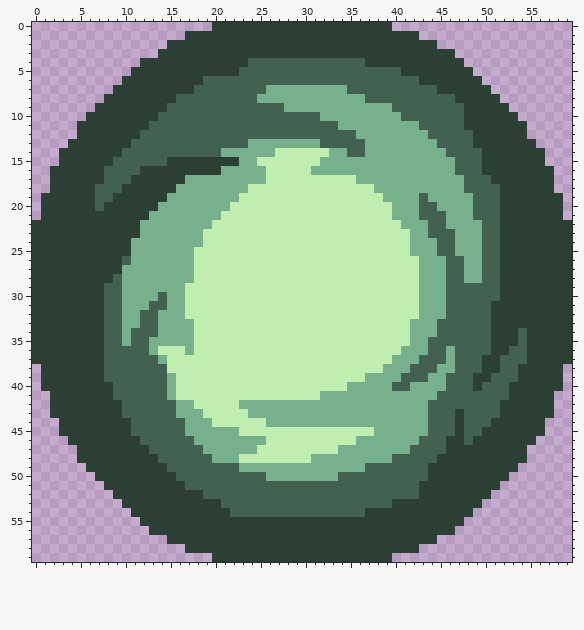
Pixel-art sprite, stored at assets/sprites/energy_bar_slay_the_spire.png. Above: the version before the commit.
The file is 60x60 pixels.
The same view after the edit:
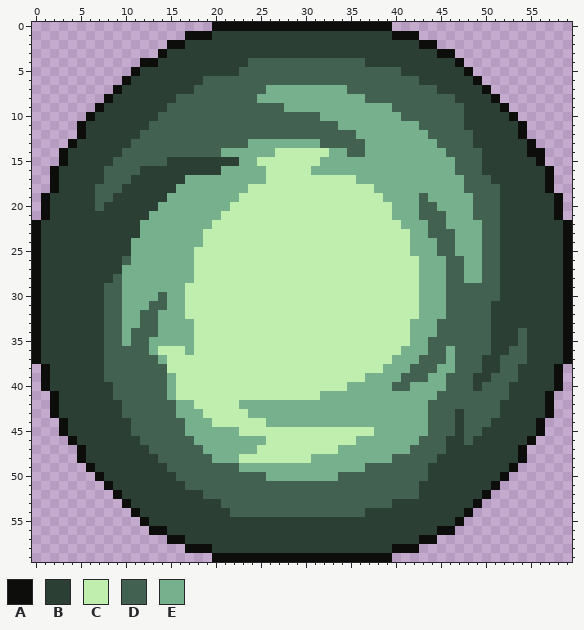
Palette (. is transparent): A #0d0d0c  B #2c3f34  C #bfeeae  D #426150  E #77b08c
Diff:
y 0: x 20..39 BBBBBBBBBBBBBBBBBBBB -> AAAAAAAAAAAAAAAAAAAA
y 1: x 17..19 BBB -> AAA; x 40..42 BBB -> AAA
y 2: x 15..16 BB -> AA; x 43..44 BB -> AA
y 3: x 14 B -> A; x 45..46 BB -> AA
y 4: x 12..13 BB -> AA; x 47 B -> A
y 5: x 11 B -> A; x 48 B -> A
y 6: x 10 B -> A; x 49 B -> A
y 7: x 9 B -> A; x 50 B -> A
y 8: x 8 B -> A; x 51 B -> A
y 9: x 7 B -> A; x 52 B -> A
y 10: x 6 B -> A; x 53 B -> A
y 11..12: x 5 B -> A; x 54 B -> A
y 13: x 4 B -> A; x 55 B -> A
y 14: x 3 B -> A; x 55..56 BB -> AA
y 15: x 3 B -> A; x 56 B -> A
y 16..18: x 2 B -> A; x 57 B -> A
y 19..21: x 1 B -> A; x 58 B -> A
y 22..37: x 0 B -> A; x 59 B -> A
y 38..40: x 1 B -> A; x 58 B -> A
y 41..43: x 2 B -> A; x 57 B -> A
y 44..45: x 3 B -> A; x 56 B -> A
y 46: x 4 B -> A; x 55 B -> A
y 47..48: x 5 B -> A; x 54 B -> A
y 49: x 6 B -> A; x 53 B -> A
y 50: x 7 B -> A; x 52 B -> A
y 51: x 8 B -> A; x 51 B -> A
y 52: x 9 B -> A; x 50 B -> A
y 53: x 10 B -> A; x 49 B -> A
y 54: x 11 B -> A; x 48 B -> A
y 55: x 12 B -> A; x 47 B -> A
y 56: x 13..14 BB -> AA; x 45..46 BB -> AA
y 57: x 15..16 BB -> AA; x 43..44 BB -> AA
y 58: x 17..19 BBB -> AAA; x 40..42 BBB -> AAA
y 59: x 20..39 BBBBBBBBBBBBBBBBBBBB -> AAAAAAAAAAAAAAAAAAAA
